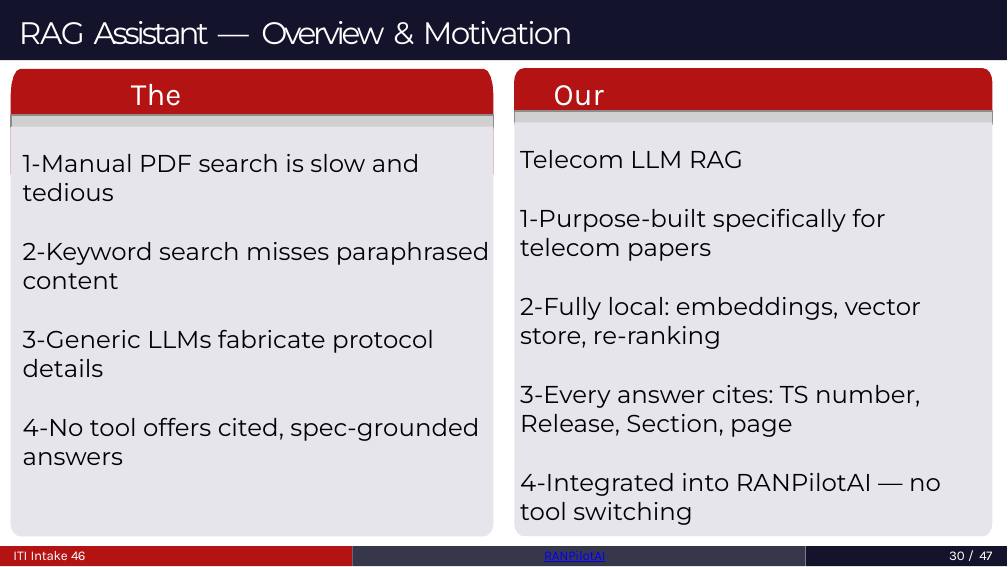
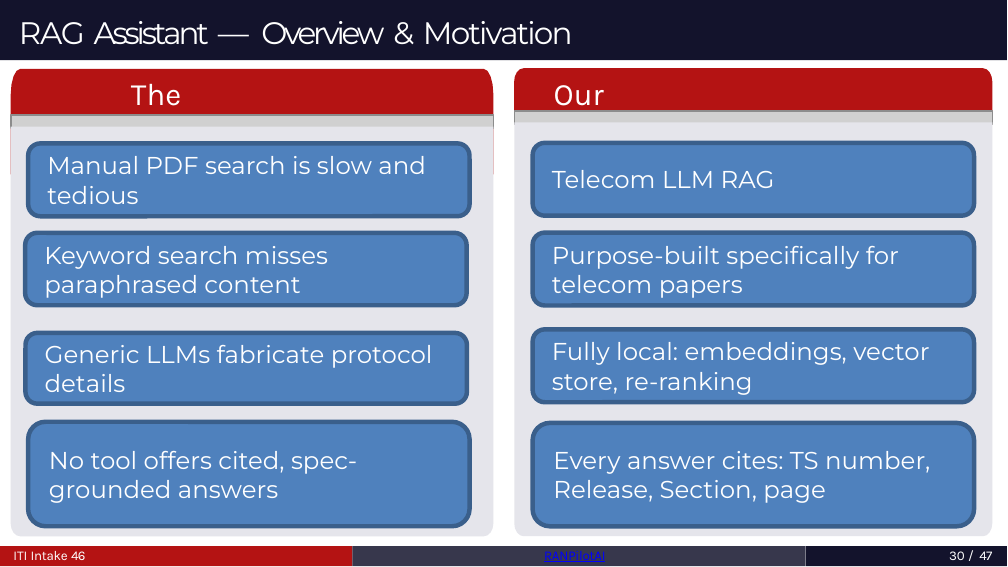
Before and after one commit to MahmoudAshrafYadem/ITI-Graduation_project, a slide deck: slide 30 of RANPilotAi_Graduation_Project_BOOK/presentation.pptx. Drawn at 1008x567 pixels with LibreOffice and Linux fonts; fonts in the diff are those of the drawing; grey boxes stand for pictures. Boxes give left, top, right and bottom in pixels: in the first picture for what was removed or moved away, otherwise in the second. Text is boxed around its words. In the diff, an @@ line names an element or a change of style, - is before the commit and + after.

```diff
--- a/RANPilotAi_Graduation_Project_BOOK/presentation.pptx
+++ b/RANPilotAi_Graduation_Project_BOOK/presentation.pptx
@@ rounded rectangle added at bbox=[29, 144, 470, 217], fill #4F81BD, outline #3A5F8C 2 pt, 11 pt, text #FFFFFF @@
+Manual PDF search is slow and tedious
@@ rounded rectangle added at bbox=[532, 142, 973, 216], fill #4F81BD, outline #3A5F8C 2 pt, 11 pt, text #FFFFFF @@
+Telecom LLM RAG
@@ text removed at bbox=[23, 154, 490, 465] @@
-1-Manual PDF search is slow and tedious
-2-Keyword search misses paraphrased content
-3-Generic LLMs fabricate protocol details
-4-No tool offers cited, spec-grounded answers
@@ text removed at bbox=[520, 150, 941, 525] @@
-Telecom LLM RAG
-1-Purpose-built specifically for telecom papers
-2-Fully local: embeddings, vector store, re-ranking
-3-Every answer cites: TS number, Release, Section, page
-4-Integrated into RANPilotAI — no tool switching
@@ rounded rectangle added at bbox=[26, 233, 466, 305], fill #4F81BD, outline #3A5F8C 2 pt, 11 pt, text #FFFFFF @@
+Keyword search misses paraphrased content
@@ rounded rectangle added at bbox=[532, 233, 973, 307], fill #4F81BD, outline #3A5F8C 2 pt, 11 pt, text #FFFFFF @@
+Purpose-built specifically for telecom papers
@@ rounded rectangle added at bbox=[532, 329, 973, 403], fill #4F81BD, outline #3A5F8C 2 pt, 11 pt, text #FFFFFF @@
+Fully local: embeddings, vector store, re-ranking
@@ rounded rectangle added at bbox=[26, 332, 466, 403], fill #4F81BD, outline #3A5F8C 2 pt, 11 pt, text #FFFFFF @@
+Generic LLMs fabricate protocol details
@@ rounded rectangle added at bbox=[29, 422, 470, 526], fill #4F81BD, outline #3A5F8C 2 pt, 11 pt, text #FFFFFF @@
+No tool offers cited, spec-grounded answers
@@ rounded rectangle added at bbox=[532, 423, 973, 527], fill #4F81BD, outline #3A5F8C 2 pt, 11 pt, text #FFFFFF @@
+Every answer cites: TS number, Release, Section, page
```
Also in this commit, not shown: 1 other slide changed, 1 other file.
